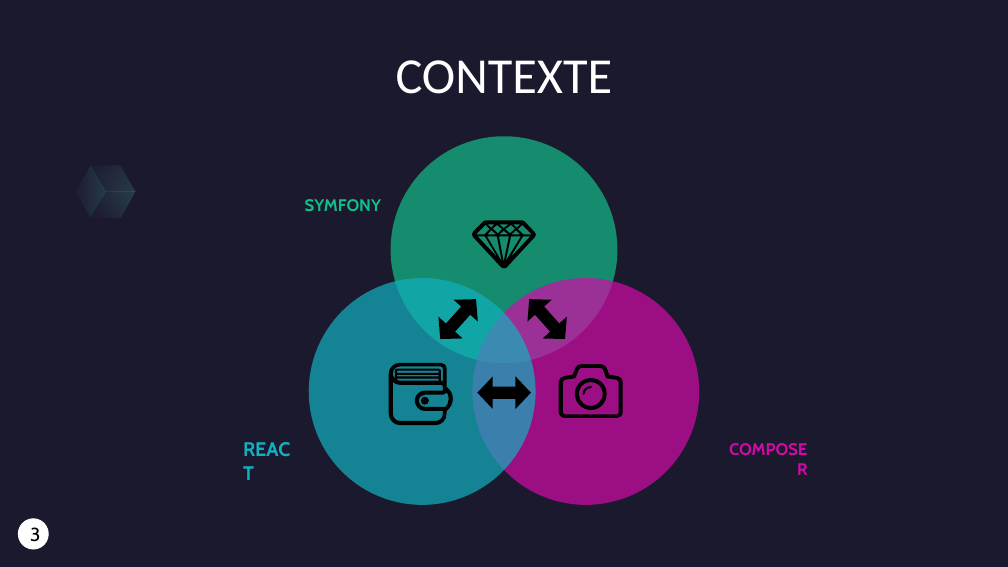
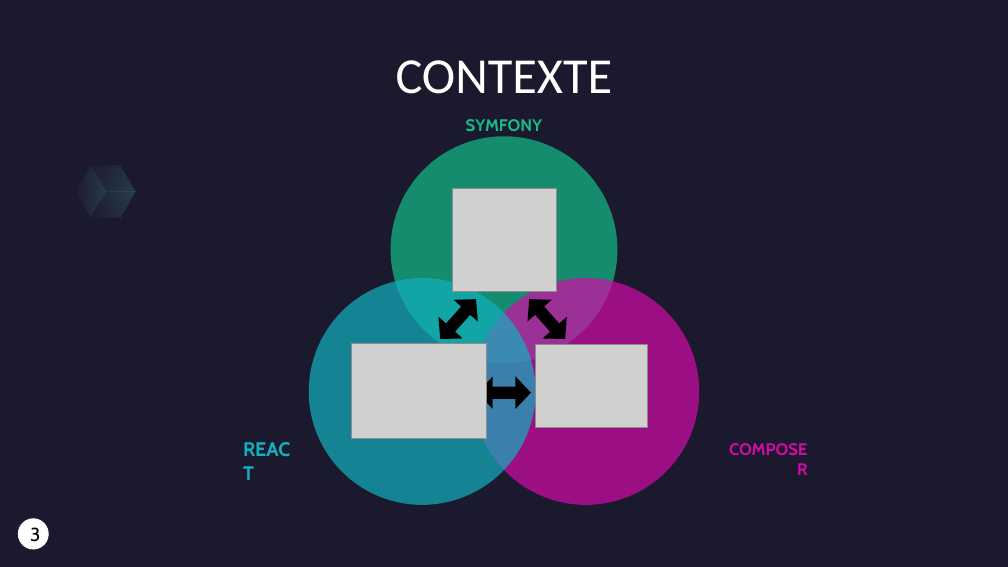
Before and after one commit to OphisDgn/projetBack_blog, a slide deck: slide 3 of Presentation_oral_LIEUTAUD_CELINE.pptx. Drawn at 1008x567 pixels with LibreOffice and Linux fonts; fonts in the diff are those of the drawing; grey boxes stand for pictures. Boxes give left, top, right and bottom in pixels: in the first picture for what was removed or moved away, otherwise in the second. Text is boxed around its words. In the diff, an @@ line names an element or a change of style, - is before the commit and + after.

```diff
--- a/Presentation_oral_LIEUTAUD_CELINE.pptx
+++ b/Presentation_oral_LIEUTAUD_CELINE.pptx
@@ text "SYMFONY": place and size @@
-text "SYMFONY" at (305,199,381,211)
+text "SYMFONY" at (466,119,542,131)
@@ picture added at (453,188,557,292) @@
@@ freeform shape removed at (472,220,536,268) @@
@@ picture added at (352,343,487,439) @@
@@ picture added at (535,344,647,428) @@
@@ freeform shape removed at (389,363,455,425) @@
@@ freeform shape removed at (559,364,623,418) @@
@@ freeform shape removed at (575,378,606,410) @@
@@ freeform shape removed at (583,386,593,395) @@
@@ freeform shape removed at (421,397,429,405) @@
```
Also in this commit, not shown: 1 other slide changed, 10 other files.
